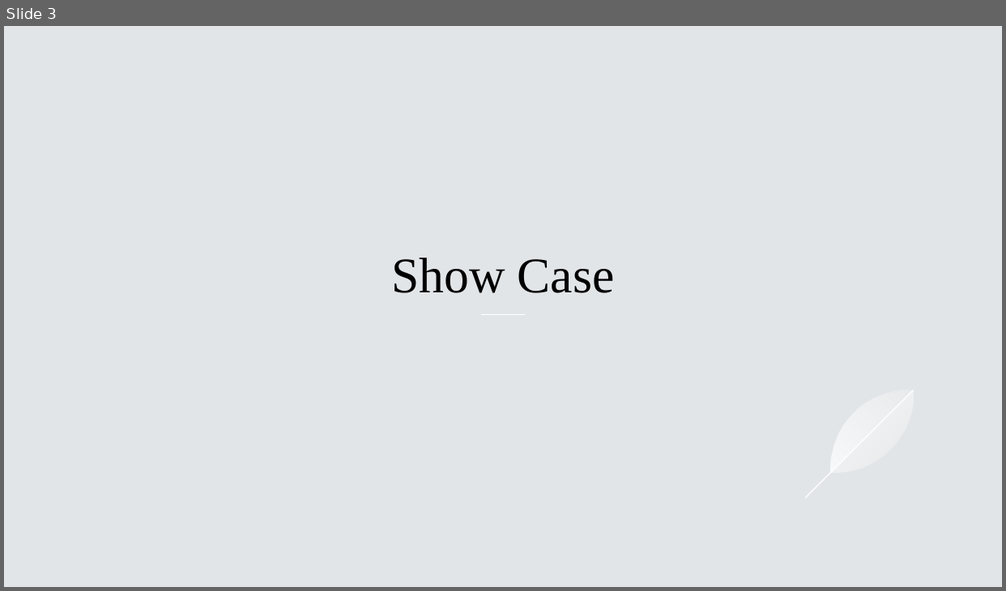
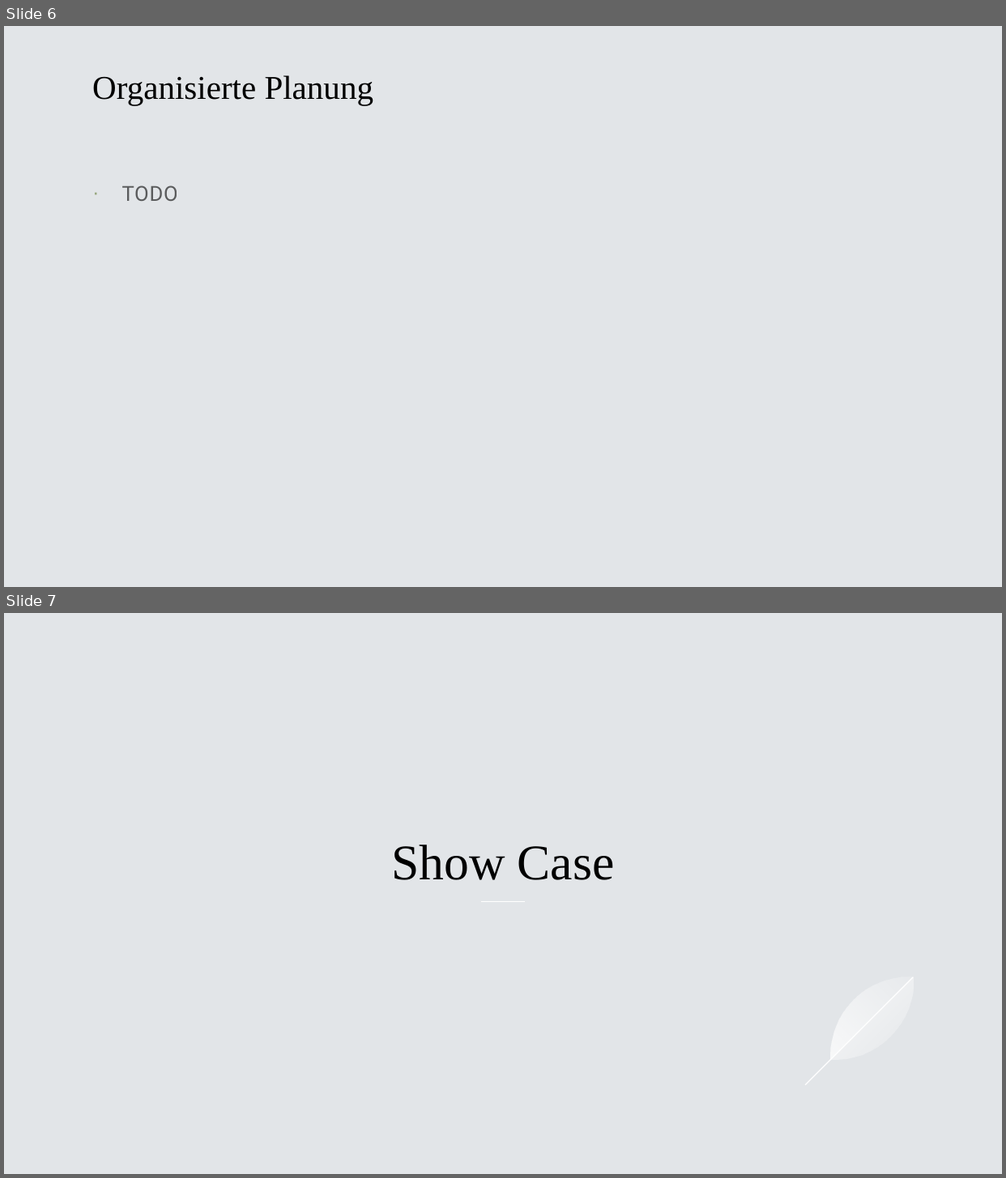
Before and after one commit to BitPaw/C_Socket, a slide deck: Dokumente/BVS.pptx. Shown one above the other, each under a label of ours: slide 3 before the commit, slides 6 and 7 after it. The pictures are 1006x591 and 1006x1178 pixels, drawn with LibreOffice and Linux fonts; fonts in the diff are those of the drawing. Boxes give left, top, right and bottom in pixels: in the first picture for what was removed or moved away, otherwise in the second. Text is boxed around its words. In the diff, an @@ line names an element or a change of style, - is before the commit and + after.

```diff
--- a/Dokumente/BVS.pptx
+++ b/Dokumente/BVS.pptx
@@ slide 6 added at (4,26,1002,587), background #E2E5E8 @@
@@ title added at (92,75,374,105), 32 pt, text #000000 @@
+Organisierte Planung
@@ text added at (122,186,178,201), 20 pt, text #000000 at 60% opacity @@
+· TODO
@@ what was slide 3 is now slide 7 @@
```
Also in this commit, not shown: 8 slides changed, 6 other slides added.
